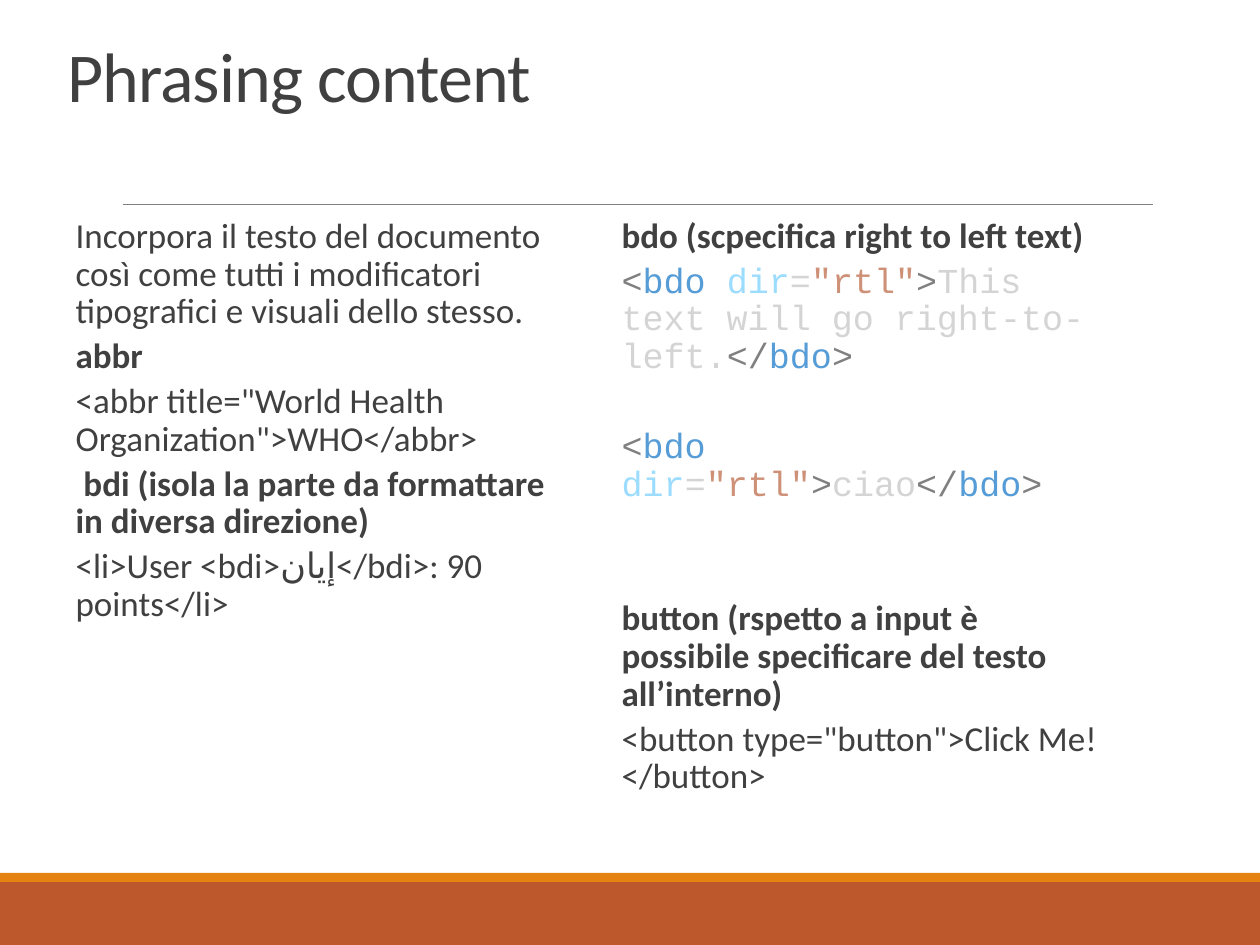
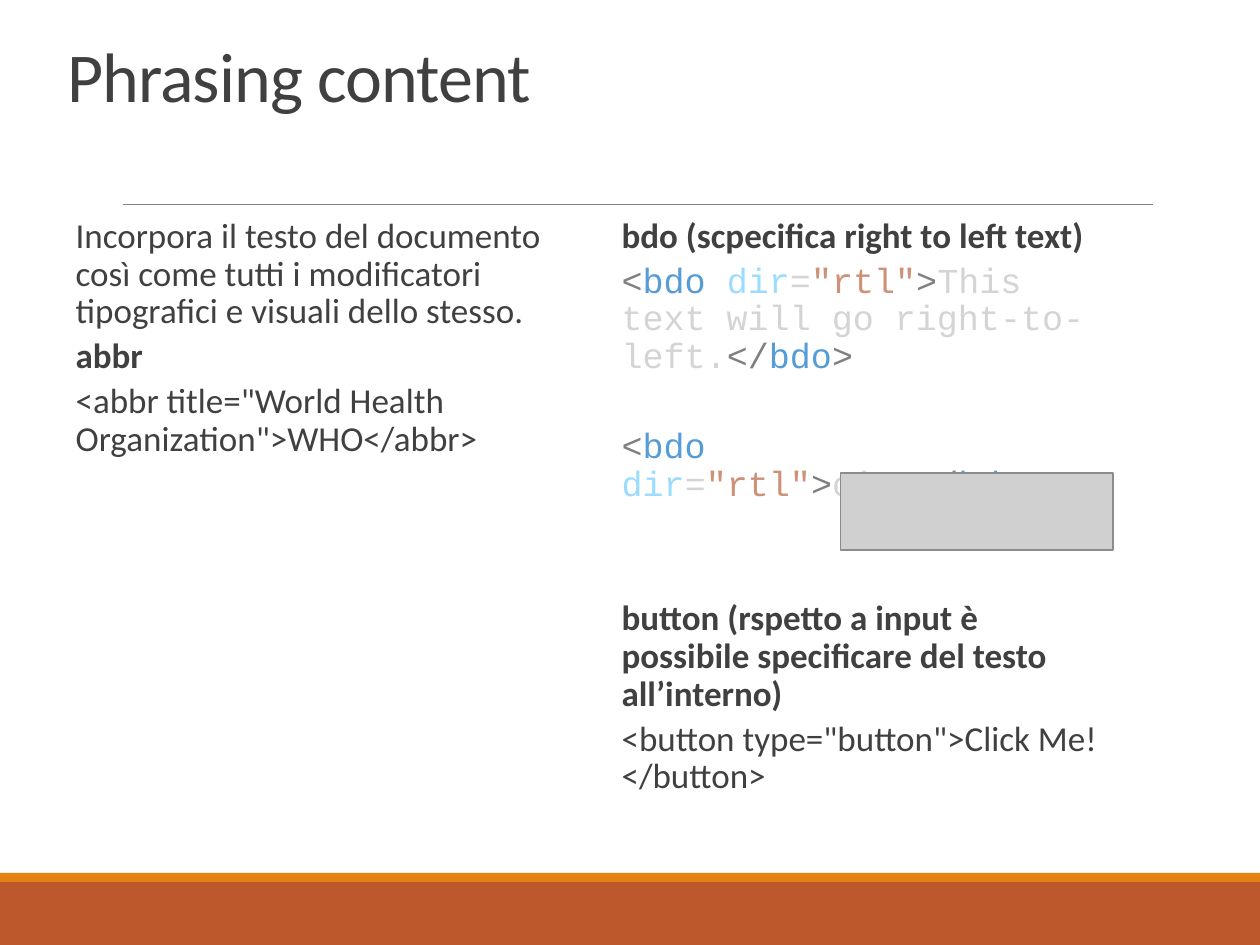
Before and after one commit to docentemaurocasadei/corso-magento-html-css, a slide deck: slide 115 of HTML5.pptx. Drawn at 1260x945 pixels with LibreOffice and Linux fonts; fonts in the diff are those of the drawing; grey boxes stand for pictures. Boxes give left, top, right and bottom in pixels: in the first picture for what was removed or moved away, otherwise in the second. Text is boxed around its words. In the diff, an @@ line names an element or a change of style, - is before the commit and + after.

```diff
--- a/HTML5.pptx
+++ b/HTML5.pptx
@@ text at [76, 470, 544, 622]: paragraphs removed @@
-  bdi (isola la parte da formattare in diversa direzione)
-  <li>User <bdi>إيان</bdi>: 90 points</li>
@@ picture added at [840, 472, 1113, 549] @@
```
Also in this commit, not shown: 5 other slides changed, 1 slide added, 2 other files.
